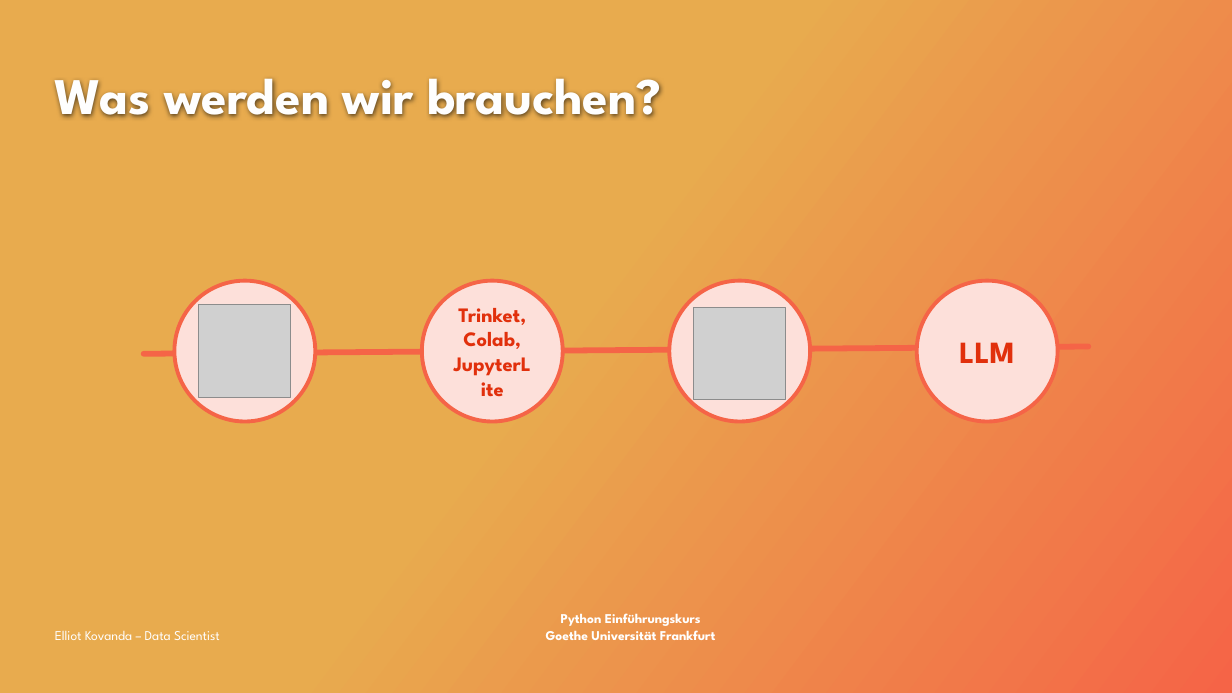
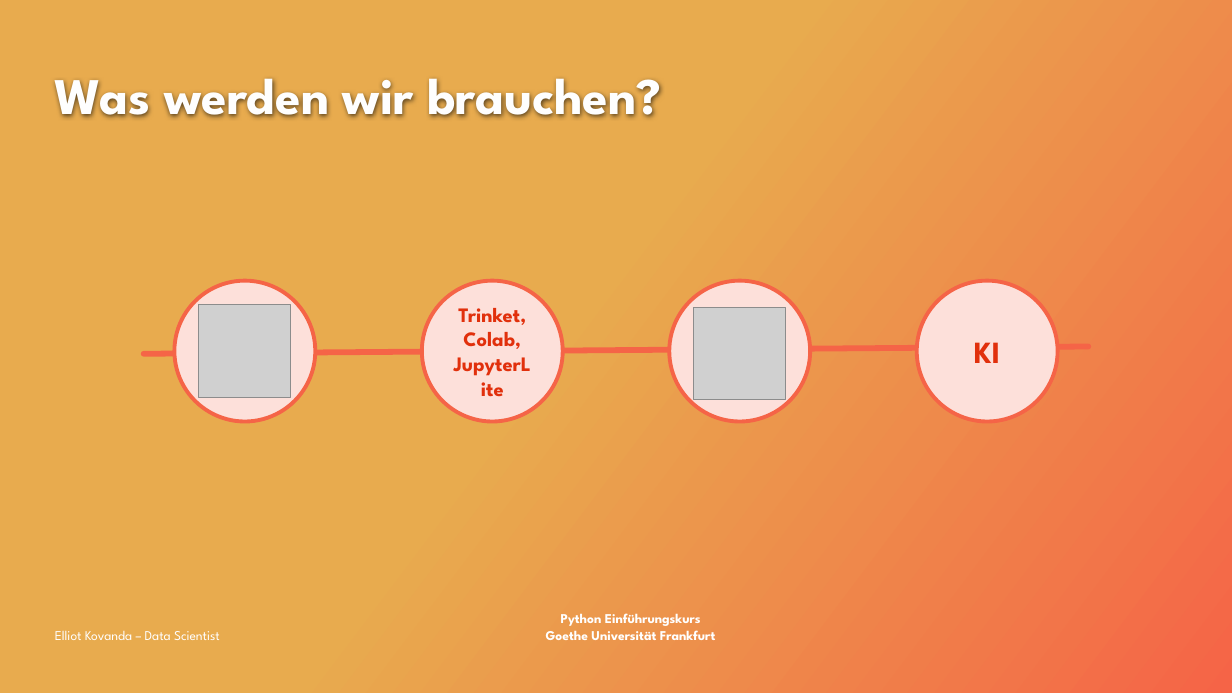
Before and after one commit to ekovanda/python_data_intro, a slide deck: slide 5 of Python_Datenanalyse.pptx. Drawn at 1232x693 pixels with LibreOffice and Linux fonts; fonts in the diff are those of the drawing; grey boxes stand for pictures; background and template pictures are left out. Boxes give left, top, right and bottom in pixels: in the first picture for what was removed or moved away, otherwise in the second. Text is boxed around its words. In the diff, an @@ line names an element or a change of style, - is before the commit and + after.

```diff
--- a/Python_Datenanalyse.pptx
+++ b/Python_Datenanalyse.pptx
@@ text in ellipse at (974,342,1000,363): text changed @@
-LLM
+KI
```
Also in this commit, not shown: 4 other slides changed, 8 slides added, 7 other files.
